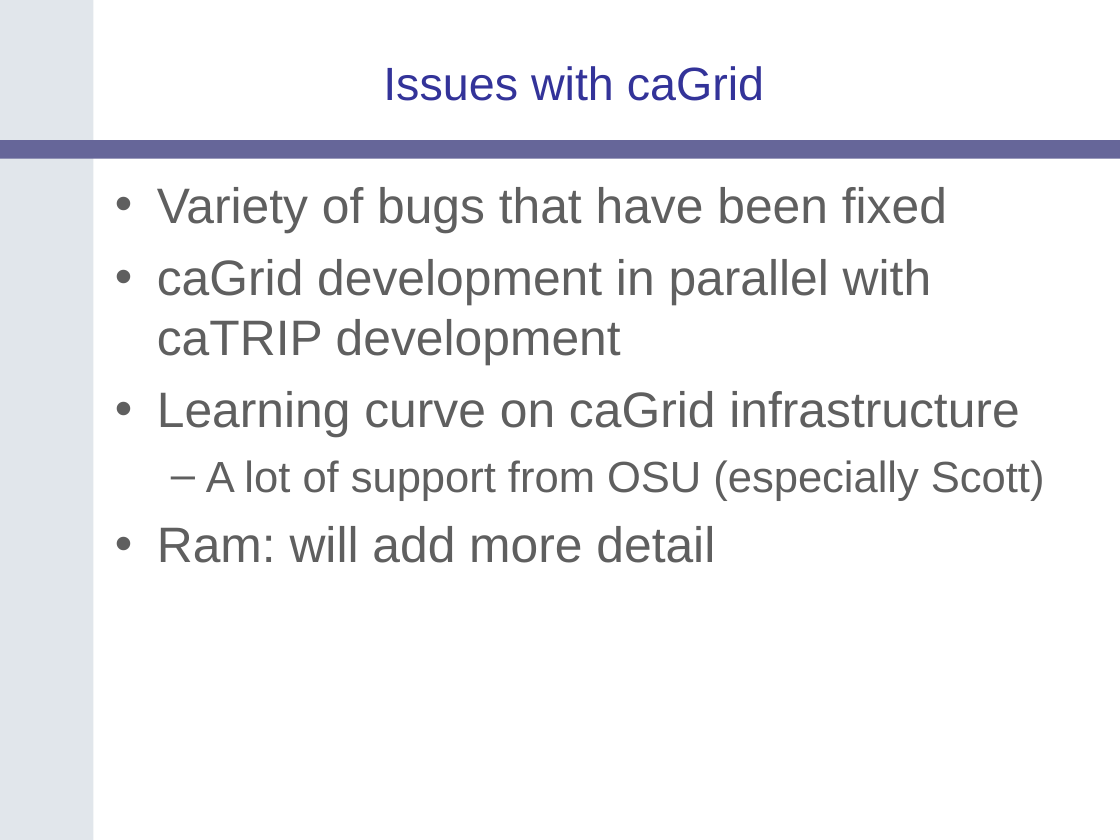
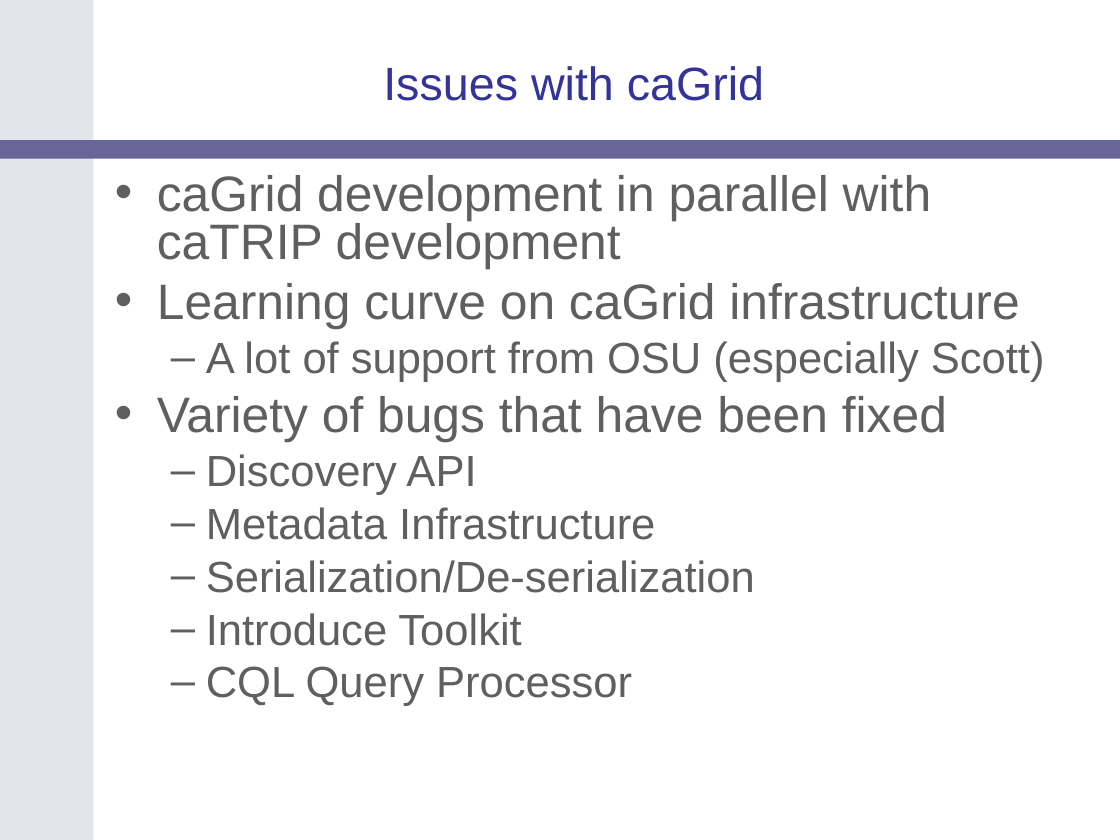
Before and after one commit to NCIP/catrip, a slide deck: slide 16 of catrip/documentation/presentations/catrip_alpha_demo_2006_08_11/catrip_alpha_demo_2006_08_11.ppt (slide 14 before the commit). Drawn at 1120x840 pixels with LibreOffice and Linux fonts; fonts in the diff are those of the drawing; background and template pictures are left out. Boxes give left, top, right and bottom in pixels: in the first picture for what was removed or moved away, otherwise in the second. Text is boxed around its words. In the diff, an @@ line names an element or a change of style, - is before the commit and + after.

```diff
--- a/catrip/documentation/presentations/catrip_alpha_demo_2006_08_11/catrip_alpha_demo_2006_08_11.ppt
+++ b/catrip/documentation/presentations/catrip_alpha_demo_2006_08_11/catrip_alpha_demo_2006_08_11.ppt
@@ text at <box>157,175,1045,382</box>: line spacing 1 to 0.8 @@
@@ text at <box>157,187,947,233</box>: paragraph removed @@
-• Variety of bugs that have been fixed
@@ text at <box>157,396,947,706</box>: text changed; size 32 to 28 pt @@
-• Ram: will add more detail
+• Variety of bugs that have been fixed
+  – Discovery API
+  – Metadata Infrastructure
+  – Serialization/De-serialization
+  – Introduce Toolkit
+  – CQL Query Processor
```
Also in this commit, not shown: 8 other slides changed, 4 slides added, 2 slides removed.
